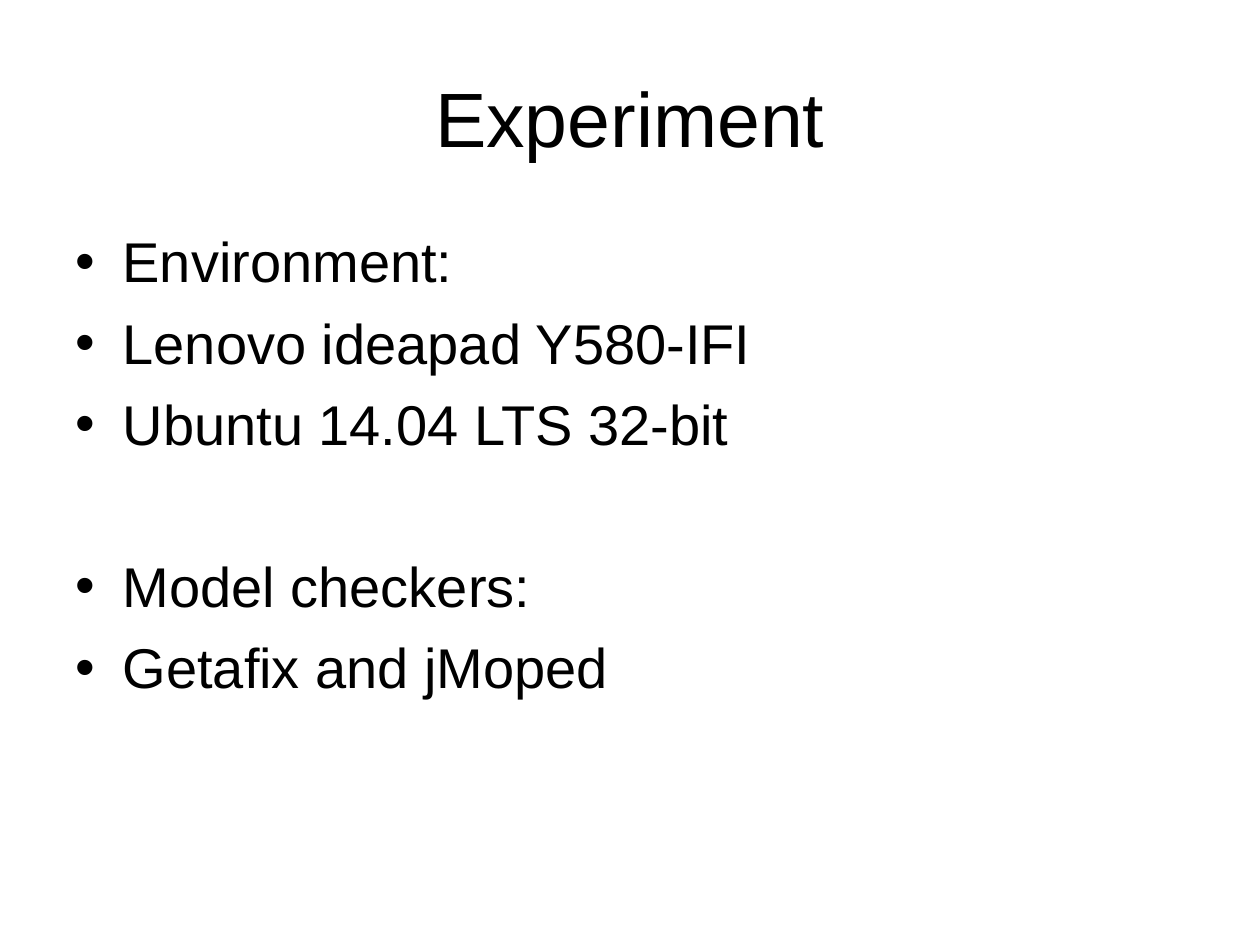
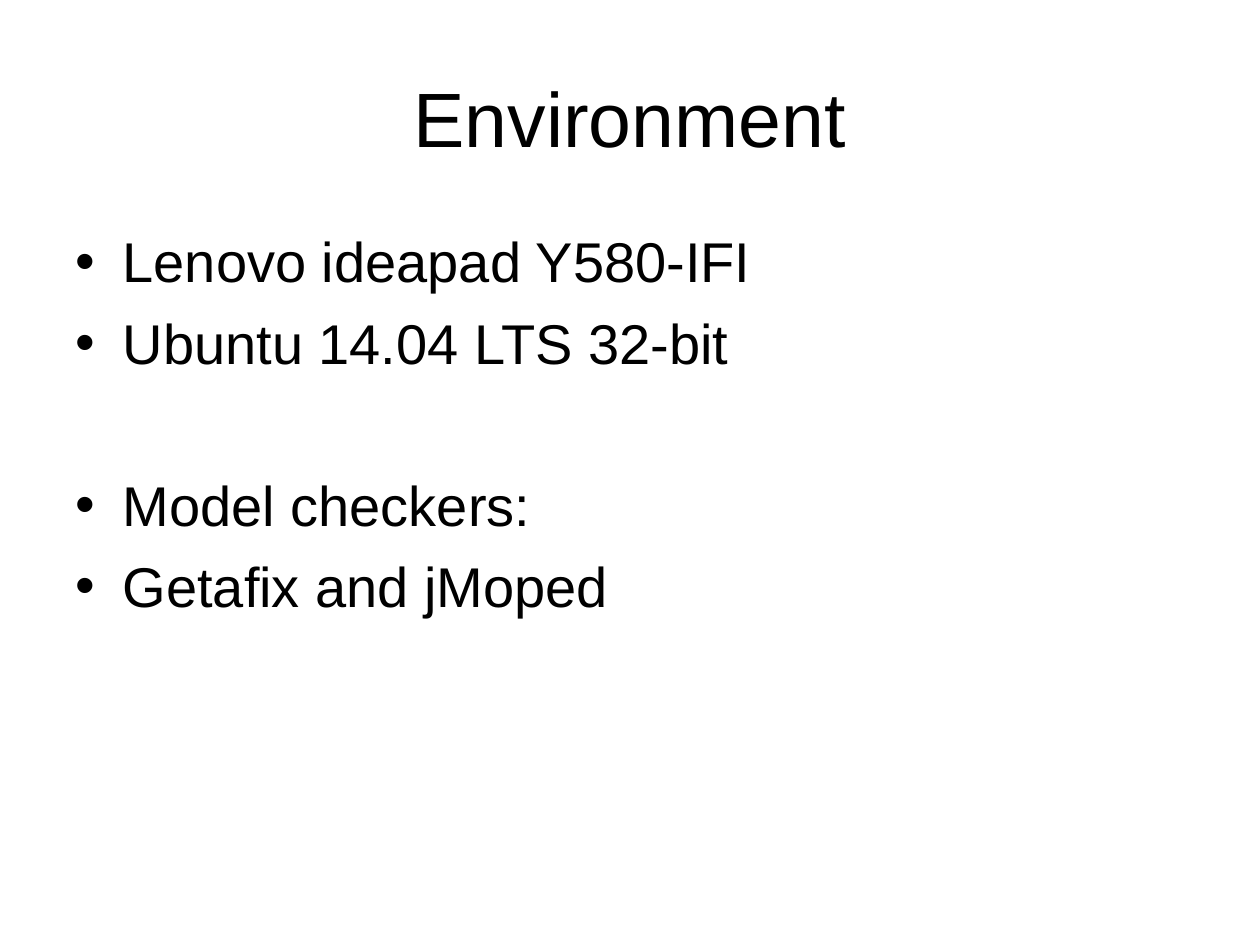
Before and after one commit to chenjiia/Thesis, a slide deck: slide 21 of thesis_presentation/presentation.ppt (slide 18 before the commit). Drawn at 1260x945 pixels with LibreOffice and Linux fonts; fonts in the diff are those of the drawing. Boxes give left, top, right and bottom in pixels: in the first picture for what was removed or moved away, otherwise in the second. Text is boxed around its words. In the diff, an @@ line names an element or a change of style, - is before the commit and + after.

```diff
--- a/thesis_presentation/presentation.ppt
+++ b/thesis_presentation/presentation.ppt
@@ title at (414,91,846,148): text changed @@
-Experiment
+Environment
@@ text at (123,241,453,283): paragraph removed @@
-• Environment:
```
Also in this commit, not shown: 14 other slides changed, 4 slides added, 1 slide removed.
